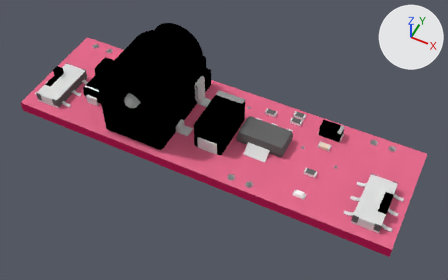
The Blender file products/10934/geometry_edit_blender/BreadboardPowerSupplyStick1_8V-v10ass.blend as it was, and as the next commit left it.
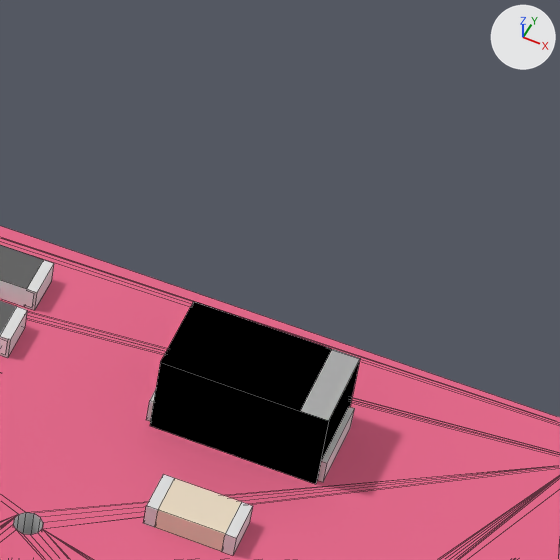
The first picture shows the older version from a 50 mm lens placed at (54.4, -43.7, 63.7), pointed at (29.9, 5.5, 2.2). The close-ups show both versions on the part from 67% to 83% of the width and 29% to 54% of the height of that picture; other places that the commit changed are outside them. The axes (+X, +Y, +Z) are drawn at upper right. The lights are the same throughout. The close-ups show mesh edges as thin lines.

In view in the first close-up: 'Mesh1 pcbgroup Model', 'Mesh15 G_0603_RES2 Model', 'Mesh16 G_0603_RES3 Model', 'Mesh3 EIA3216_1 Model', 'Mesh4 G_0603_CAP1 Model'.
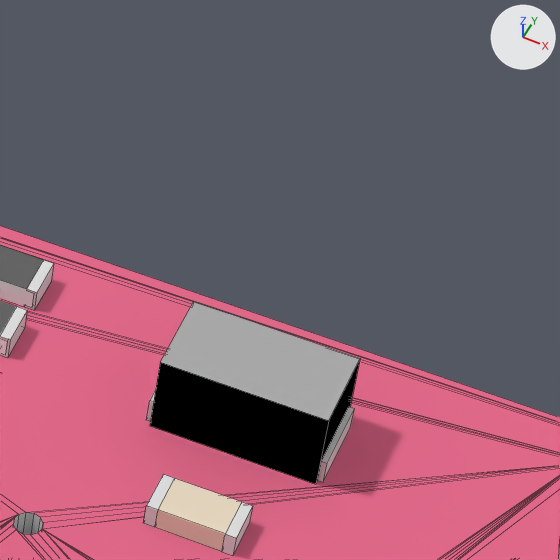
Patch to the scene script:
```diff
--- a/products/10934/geometry_edit_blender/BreadboardPowerSupplyStick1_8V-v10ass.blend.py
+++ b/products/10934/geometry_edit_blender/BreadboardPowerSupplyStick1_8V-v10ass.blend.py
@@ me_mesh3_eia3216_1_model @@
 me_mesh3_eia3216_1_model.from_pydata(...)  # 26 vertices, 19 faces; spans x 40.31..43.51, y 0.8..2.4, z -14.77..-13.17
 # used by ob_mesh3_eia3216_1_model
 # verts and faces of me_mesh3_eia3216_1_model; kept vertices keep their numbers, new ones are numbered from 26
 # before: 6 (40.41, 2.4, -13.17) at pixel (160, 362), 7 (40.41, 2.4, -14.77) at pixel (193, 301), 8 (40.41, 0.8, -14.77), 10 (40.41, 0.8, -13.17) at pixel (149, 425), 11 (42.91, 2.4, -13.17) at pixel (300, 411)
 # before: 12 (42.91, 2.4, -14.77) at pixel (332, 348), 13 (43.41, 2.4, -13.17) at pixel (328, 420), 14 (43.41, 2.4, -14.77) at pixel (360, 358), 15 (43.41, 0.8, -13.17) at pixel (315, 484), 16 (43.41, 0.8, -14.77)
+# me_mesh3_eia3216_1_model part 1
+delete_vertices([11, 12])  # with the faces that use them
+faces += [(7, 14, 16, 8), (6, 10, 15, 13)]  # mat_m_0137_black (black #000000)
+faces += [(6, 13, 14, 7)]  # mat_m_0134_dimgray (grey #acacac)
 me_mesh3_eia3216_1_model.materials.append(mat_frontcolor)
```

Where the change shows, as pixel boxes (x1, y1, x2, y2) in the close-ups (560 x 560 px; the box of a moved part takes in the faces that stretch with it):
part 1 of me_mesh3_eia3216_1_model, moved or reshaped: (160, 301, 335, 415) in both
